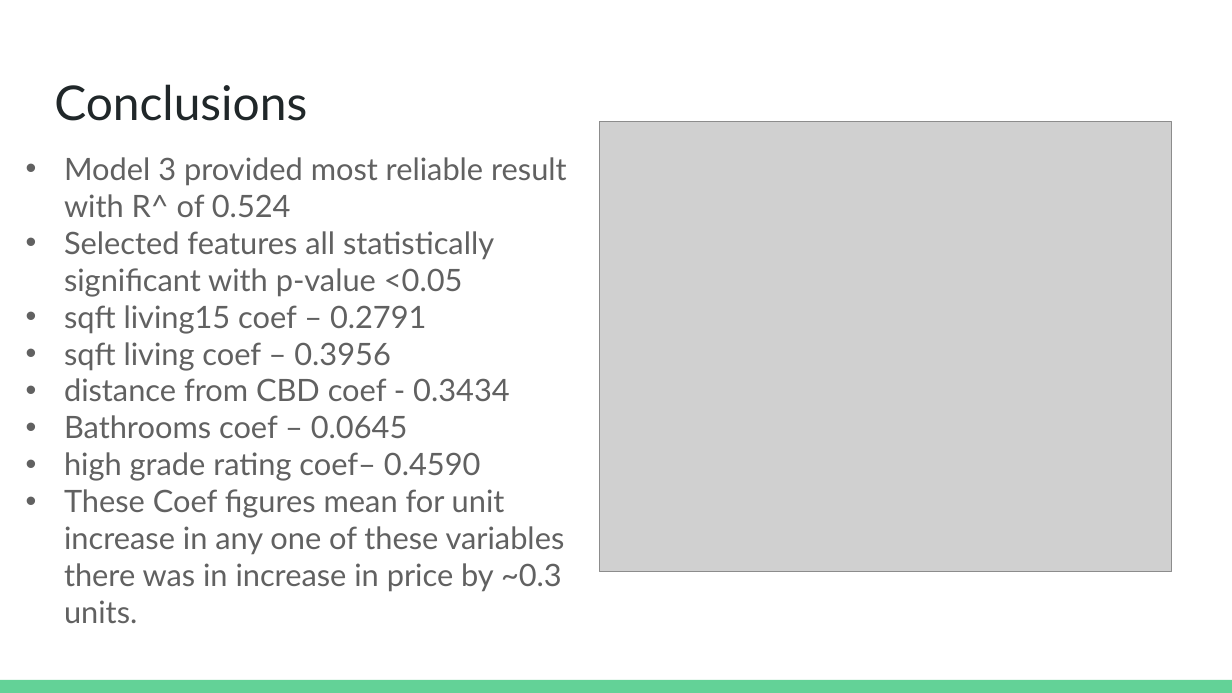
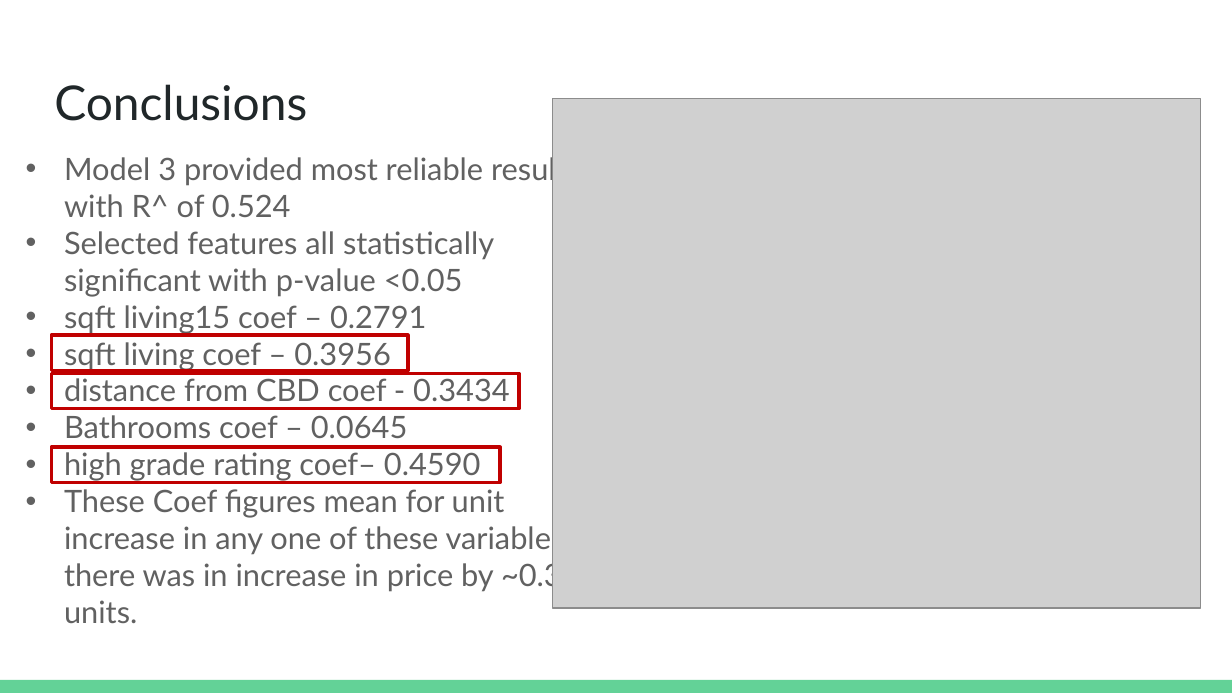
Before and after one commit to natberr/dsc-phase-2-project, a slide deck: slide 13 of Regression Modelling Presentation.pptx. Drawn at 1232x693 pixels with LibreOffice and Linux fonts; fonts in the diff are those of the drawing; grey boxes stand for pictures. Boxes give left, top, right and bottom in pixels: in the first picture for what was removed or moved away, otherwise in the second. Text is boxed around its words. In the diff, an @@ line names an element or a change of style, - is before the commit and + after.

```diff
--- a/Regression Modelling Presentation.pptx
+++ b/Regression Modelling Presentation.pptx
@@ picture: place and size @@
-picture at box(599, 121, 1172, 572)
+picture at box(552, 99, 1200, 609)
@@ rectangle added at box(52, 335, 408, 371), outline #C00000 2 pt @@
@@ rectangle added at box(52, 373, 520, 409), outline #C00000 2 pt @@
@@ rectangle added at box(52, 447, 500, 483), outline #C00000 2 pt @@
```
Also in this commit, not shown: 1 slide removed, 2 other files.
